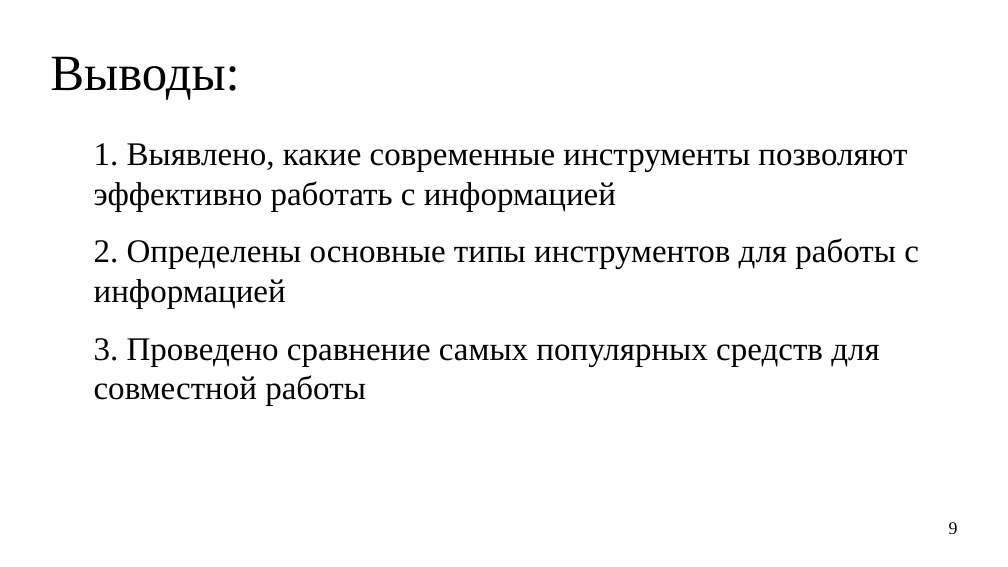
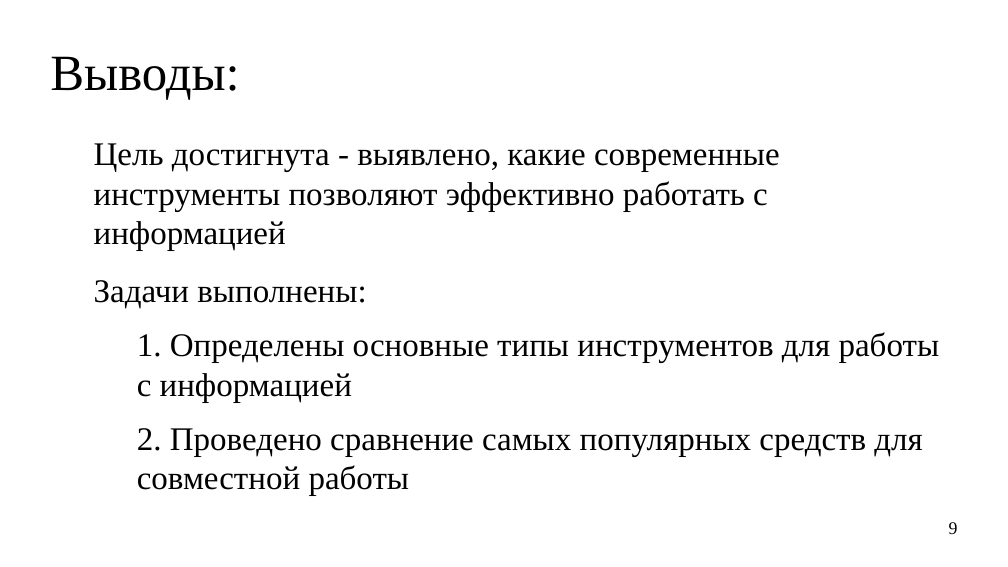
Before and after one commit to NastiaFidarova/PRESENTAITION, a slide deck: slide 9 of Технологии_и_инструменты_совместной_работы_с_информацией.odp. Drawn at 1008x567 pixels with LibreOffice and Linux fonts; fonts in the diff are those of the drawing. Boxes give left, top, right and bottom in pixels: in the first picture for what was removed or moved away, otherwise in the second. Text is boxed around its words. In the diff, an @@ line names an element or a change of style, - is before the commit and + after.

```diff
--- a/Технологии_и_инструменты_совместной_работы_с_информацией.odp
+++ b/Технологии_и_инструменты_совместной_работы_с_информацией.odp
@@ text at box(94, 143, 940, 457): text changed @@
-1. Выявлено, какие современные инструменты позволяют эффективно работать с информацией
-2. Определены основные типы инструментов для работы с информацией
-3. Проведено сравнение самых популярных средств для совместной работы
+Цель достигнута - выявлено, какие современные инструменты позволяют эффективно работать с информацией
+Задачи выполнены:
+  1. Определены основные типы инструментов для работы с информацией
+  2. Проведено сравнение самых популярных средств для совместной работы
```
Also in this commit, not shown: 1 other slide changed.
